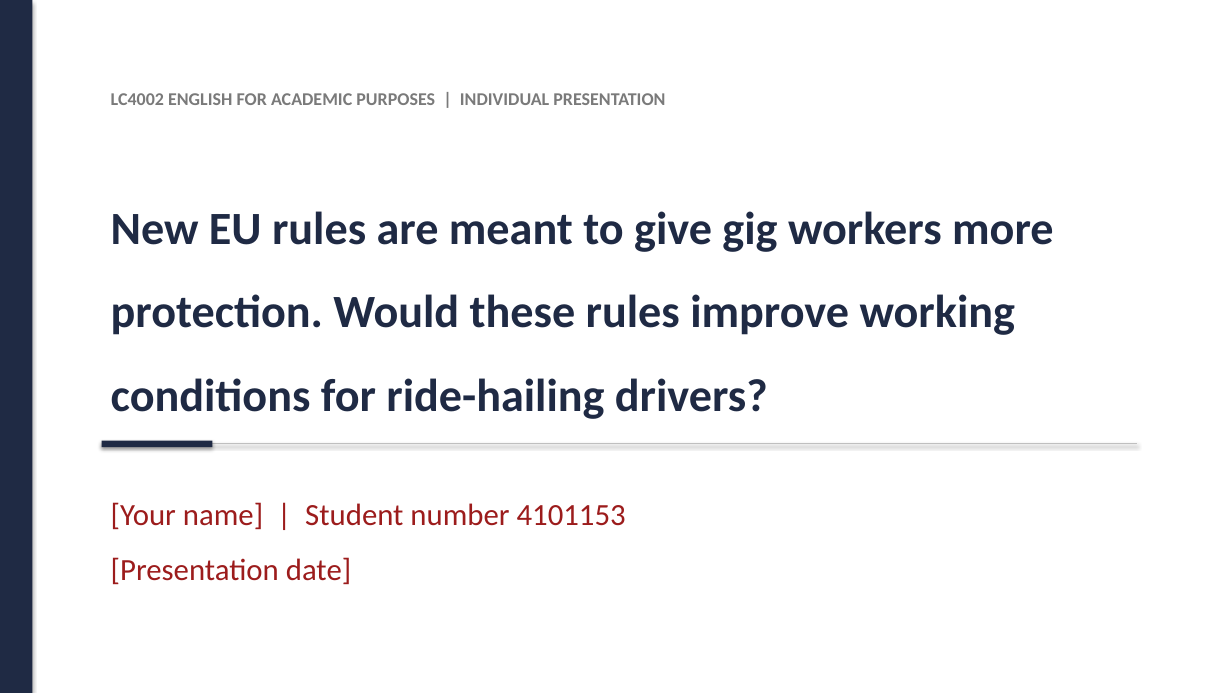
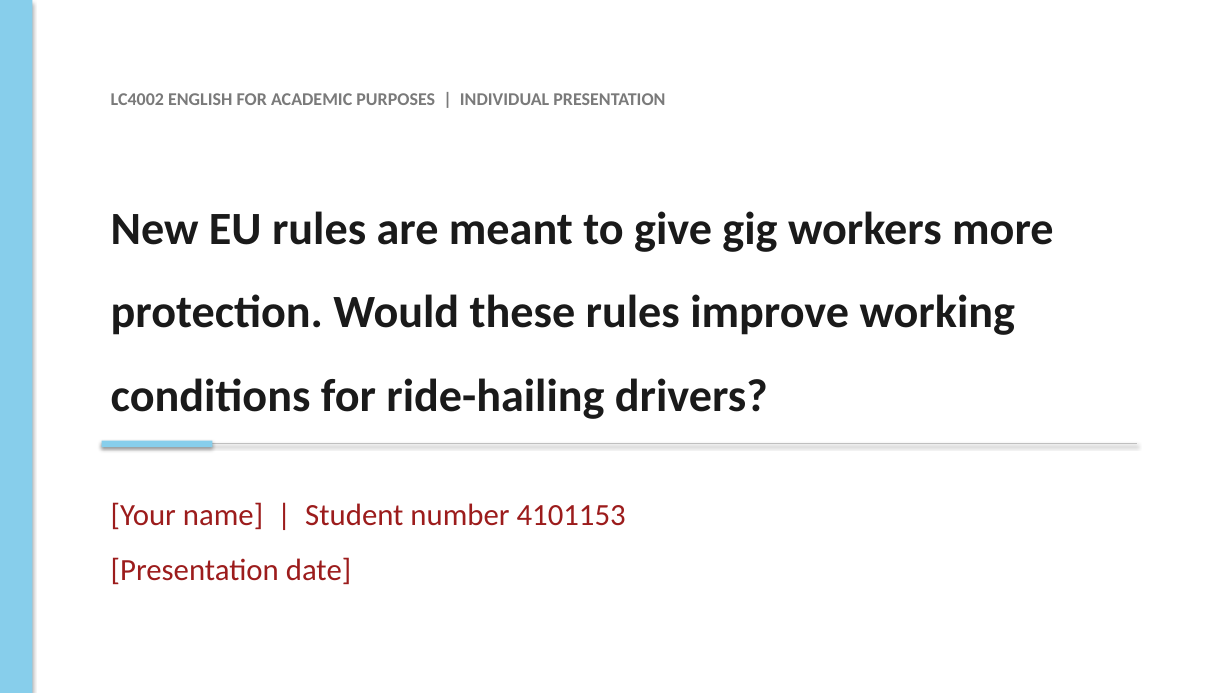
Before and after one commit to karanrg22-svg/skill, a slide deck: slide 1 of Ride-Hailing_Presentation.pptx. Drawn at 1232x693 pixels with LibreOffice and Linux fonts; fonts in the diff are those of the drawing. Boxes give left, top, right and bottom in pixels: in the first picture for what was removed or moved away, otherwise in the second. Text is boxed around its words. In the diff, an @@ line names an element or a change of style, - is before the commit and + after.

```diff
--- a/Ride-Hailing_Presentation.pptx
+++ b/Ride-Hailing_Presentation.pptx
@@ rectangle at <box>0,0,32,693</box>: fill #1F2A44 to #87CEEB @@
@@ text "New EU rules are meant ..." at <box>111,211,1054,419</box>: text colour #1F2A44 to #1A1A1A @@
@@ rectangle at <box>102,441,213,447</box>: fill #1F2A44 to #87CEEB @@
```
Also in this commit, not shown: 10 other slides changed.
